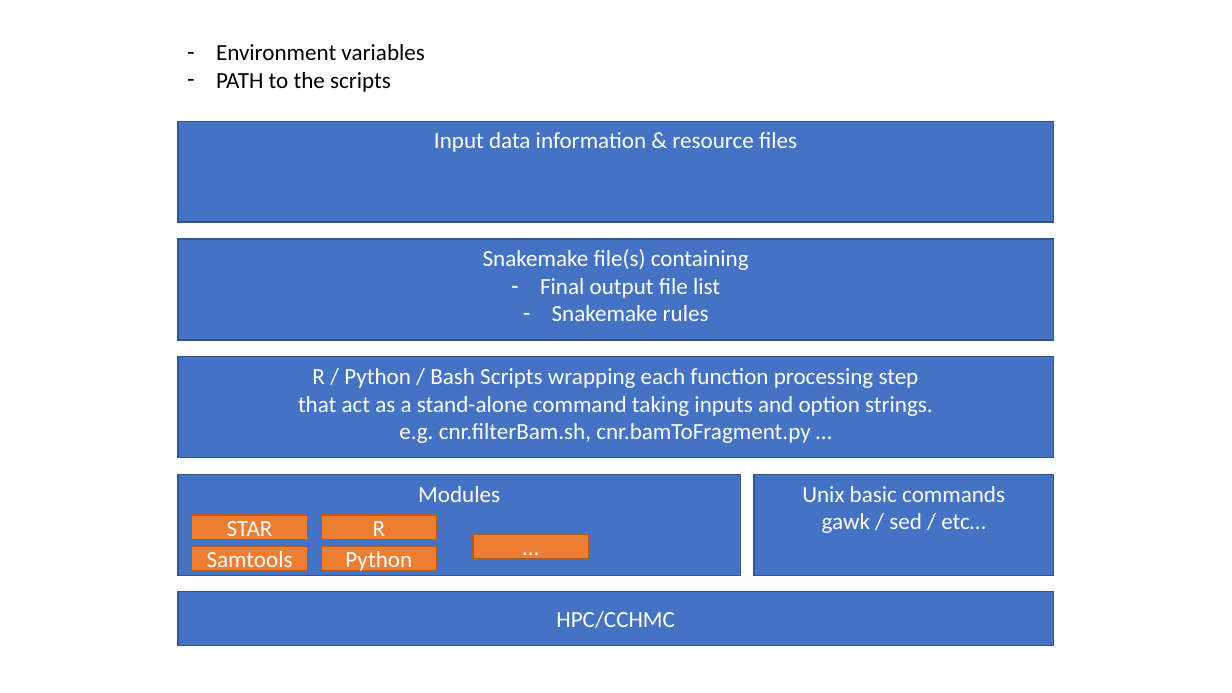
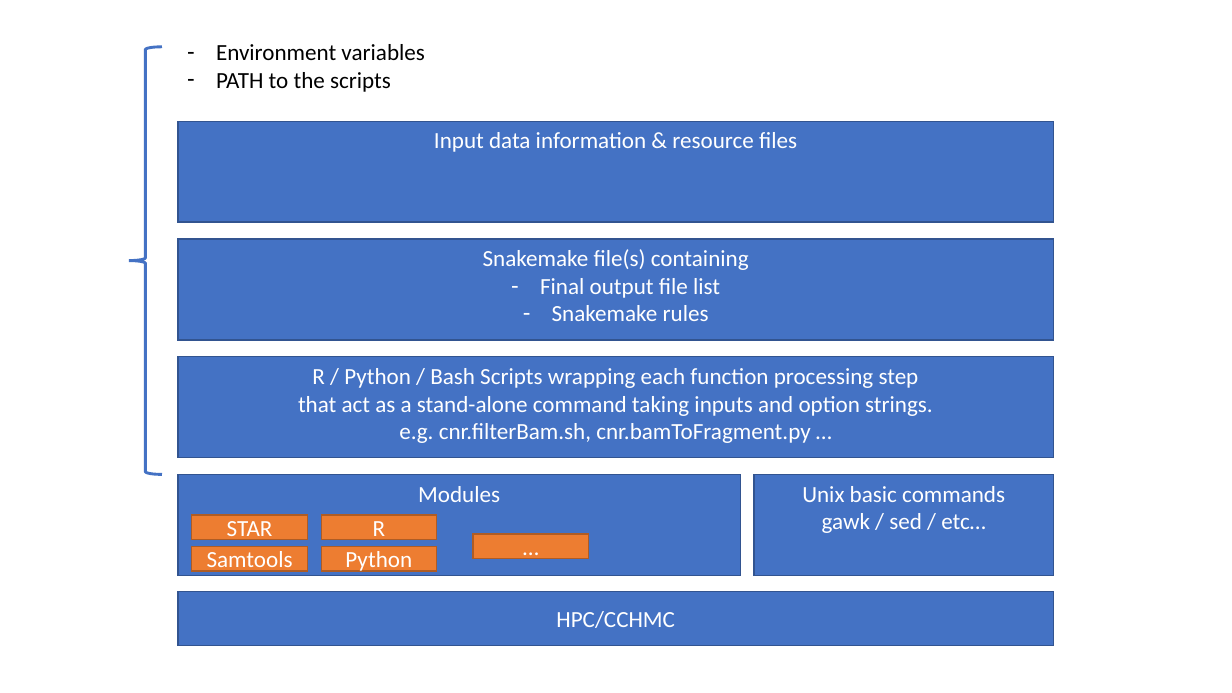
Before and after one commit to hwlim/Cutlery, a slide deck: slide 8 of Plan/schema.pptx. Drawn at 1232x693 pixels with LibreOffice and Linux fonts; fonts in the diff are those of the drawing. Boxes give left, top, right and bottom in pixels: in the first picture for what was removed or moved away, otherwise in the second. Text is boxed around its words. In the diff, an @@ line names an element or a change of style, - is before the commit and + after.

```diff
--- a/Plan/schema.pptx
+++ b/Plan/schema.pptx
@@ right brace added at (128,47,162,475), outline #4472C4 2.25 pt @@
```
Also in this commit, not shown: 1 other slide changed.
